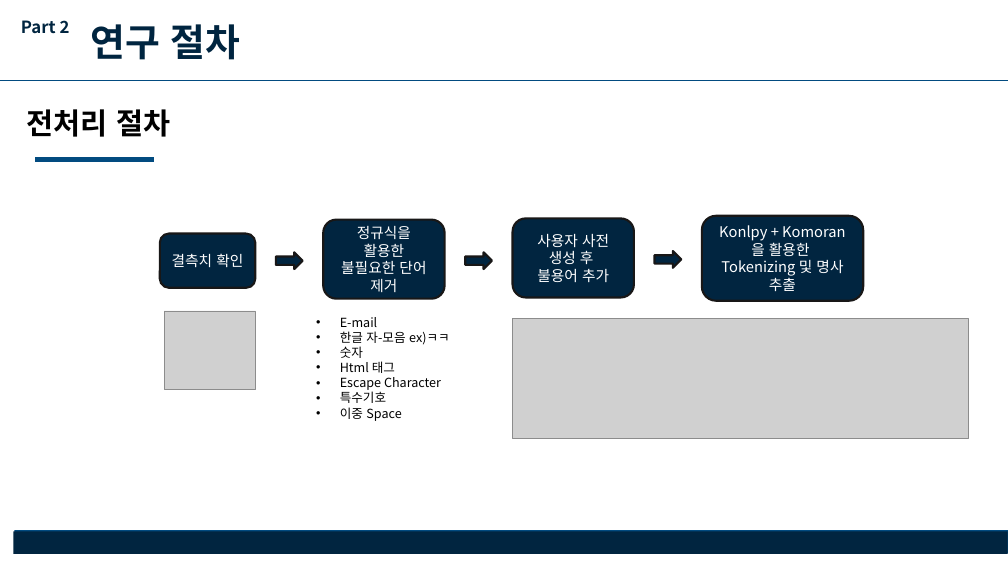
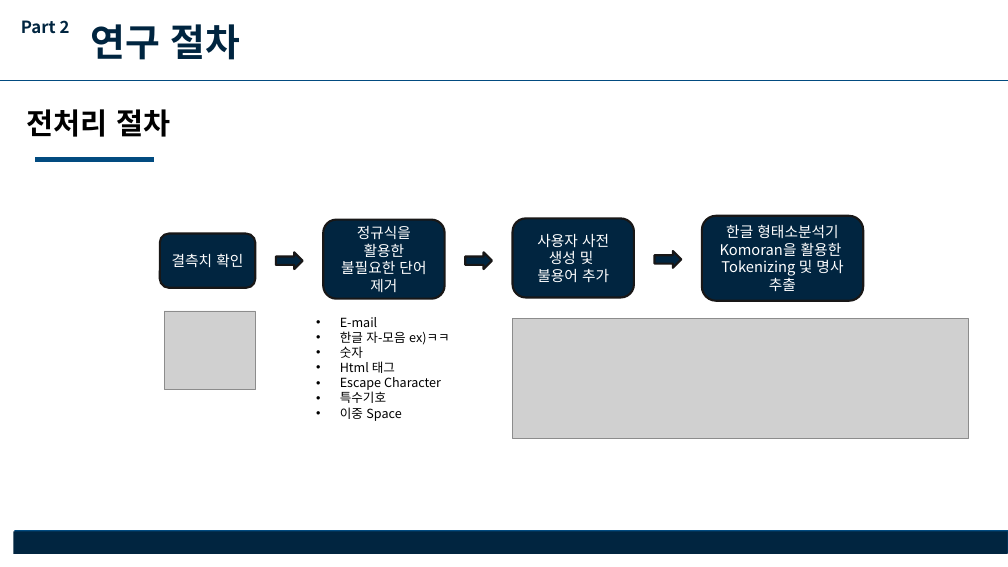
Before and after one commit to good5229/new_year_speech, a slide deck: slide 7 of 2021_2 비정형데이터 프로젝트 결과보고서.pptx. Drawn at 1008x567 pixels with LibreOffice and Linux fonts; fonts in the diff are those of the drawing; grey boxes stand for pictures. Boxes give left, top, right and bottom in pixels: in the first picture for what was removed or moved away, otherwise in the second. Text is boxed around its words. In the diff, an @@ line names an element or a change of style, - is before the commit and + after.

Commit message:
Update 2021_2 비정형데이터 프로젝트 결과보고서.pptx
7p 수정

```diff
--- a/2021_2 비정형데이터 프로젝트 결과보고서.pptx
+++ b/2021_2 비정형데이터 프로젝트 결과보고서.pptx
@@ text in rounded rectangle at [537,234,609,264]: text changed @@
-사용자 사전 생성 후
+사용자 사전 생성 및
@@ text in rounded rectangle at [720,224,842,256]: text changed @@
-Konlpy + Komoran을 활용한
+한글 형태소분석기 Komoran을 활용한
```
